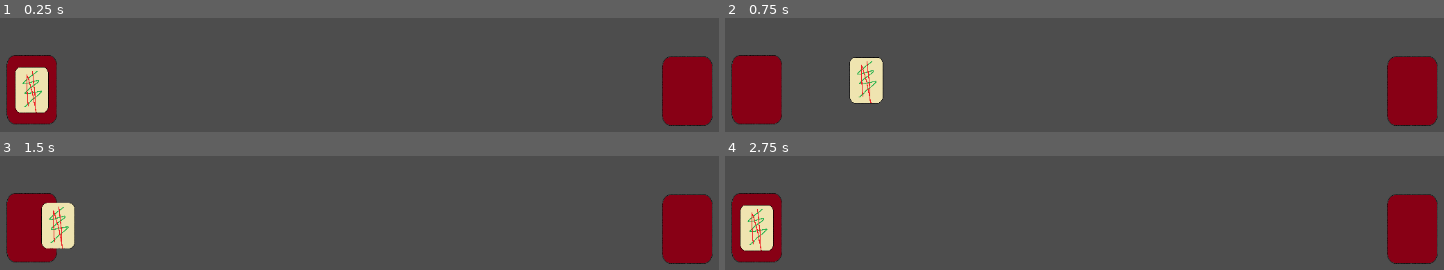
Above: before the commit, frames 1-4 (two rows, left to right).
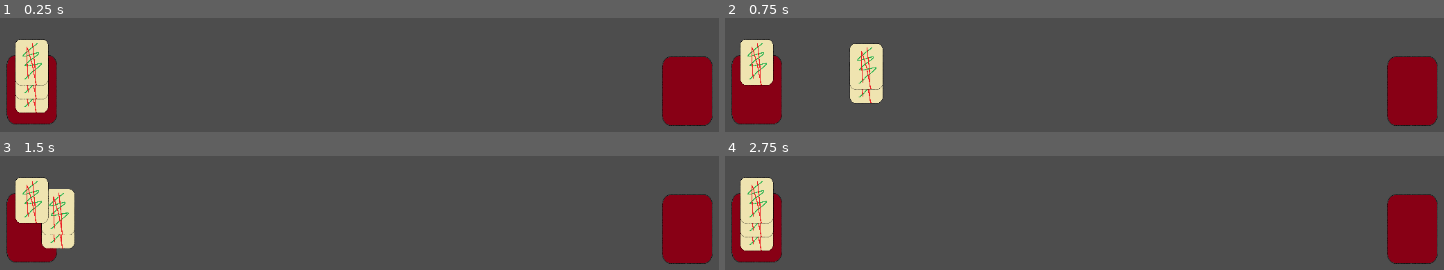
Above: after the commit, the same moments.

Repository: HartThomas/Roguelike-Ideas
Game: Godot game, scene res://battle.tscn
Same seed, same stepped clock (60 frames per second), same inputs: the game is played once before the commit and once after it.
Inputs (mouse positions are in pixels of both pictures, inside the frame that each line leads up to):
- Up to frame 1 (0.25 s): no input
- Up to frame 2 (0.75 s): tap Enter at 0.5 s; drag from (753, 89) to (1084, 62) at 0.52 s
- Up to frame 3 (1.5 s): drag from (129, 219) to (359, 200) at 1.27 s
- Up to frame 4 (2.75 s): move the mouse to (760, 227) at 2.02 s; click (760, 227) at 2.17 s

The runs differ from the first frame. In frame 1, 1.6% of the frame differs, in the area x 2-7%, y 18-84%; in frame 2, 2.9%, in the area x 2-22%, y 18-64%; in frame 3, 2.6%; in frame 4, 1.6%.

Commit message:
Add snap back to place

Diff:
--- a/battle.gd
+++ b/battle.gd
@@ -10,7 +10,8 @@
 		var new_card = card_scene.instantiate()
 		new_card.card_info = card
 		new_card.position = new_card.card_info.position
-		new_card.set_meta('target_position', Vector2())
+		new_card.position.y -= 20 * index
+		new_card.set_meta('target_position', Vector2(new_card.card_info.position.x, new_card.card_info.position.y - (20 * index)))
 		add_child(new_card)
 		index += 1
 
--- a/card.gd
+++ b/card.gd
@@ -11,13 +11,13 @@
 
 # Called every frame. 'delta' is the elapsed time since the previous frame.
 func _process(delta: float) -> void:
-	if not is_dragging and card_info.position != self.position:
-		self.position = self.position.lerp(card_info.position, 5 * delta)
+	if not is_dragging and self.has_meta("target_position") and self.get_meta("target_position") != self.position:
+		self.position = self.position.lerp(self.get_meta("target_position"), 5 * delta)
 
 func _on_input_event(viewport: Node, event: InputEvent, shape_idx: int) -> void:
 	if event is InputEventMouseButton and event.button_index == MOUSE_BUTTON_LEFT:
 		if event.pressed:
-			print(self.card_info.card_name)
+			print(self.get_meta('target_position'))
 			is_dragging = true
 			mouse_offset = get_global_mouse_position() - global_position
 		else:
